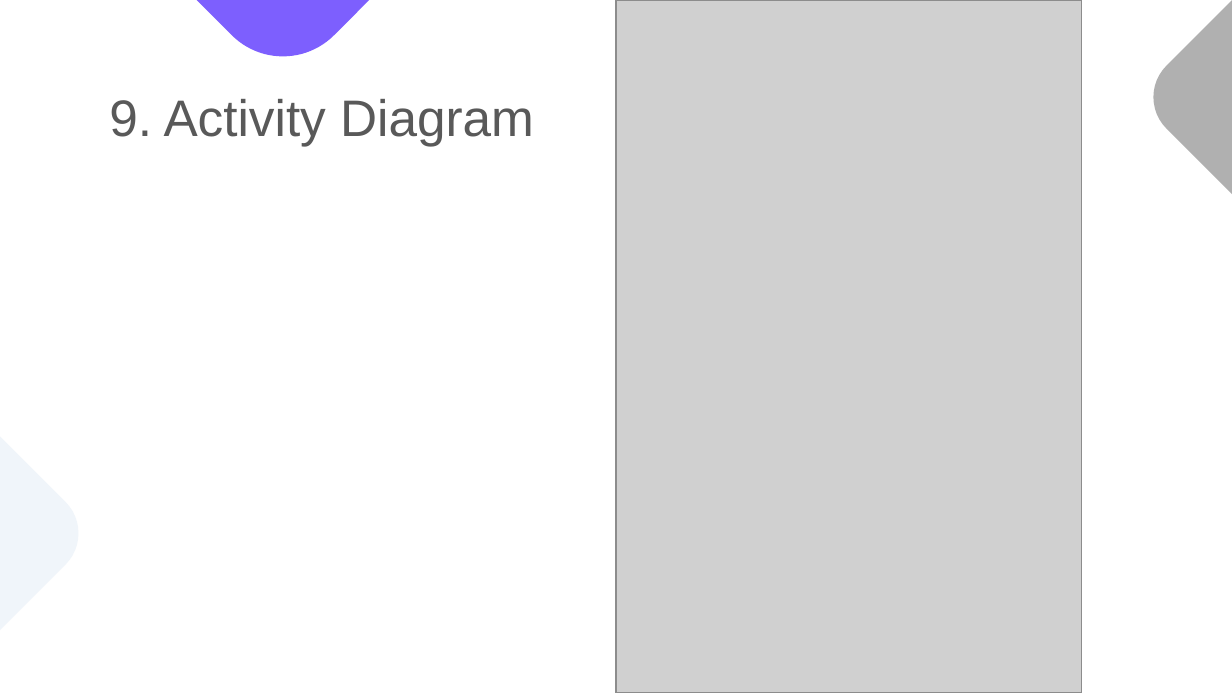
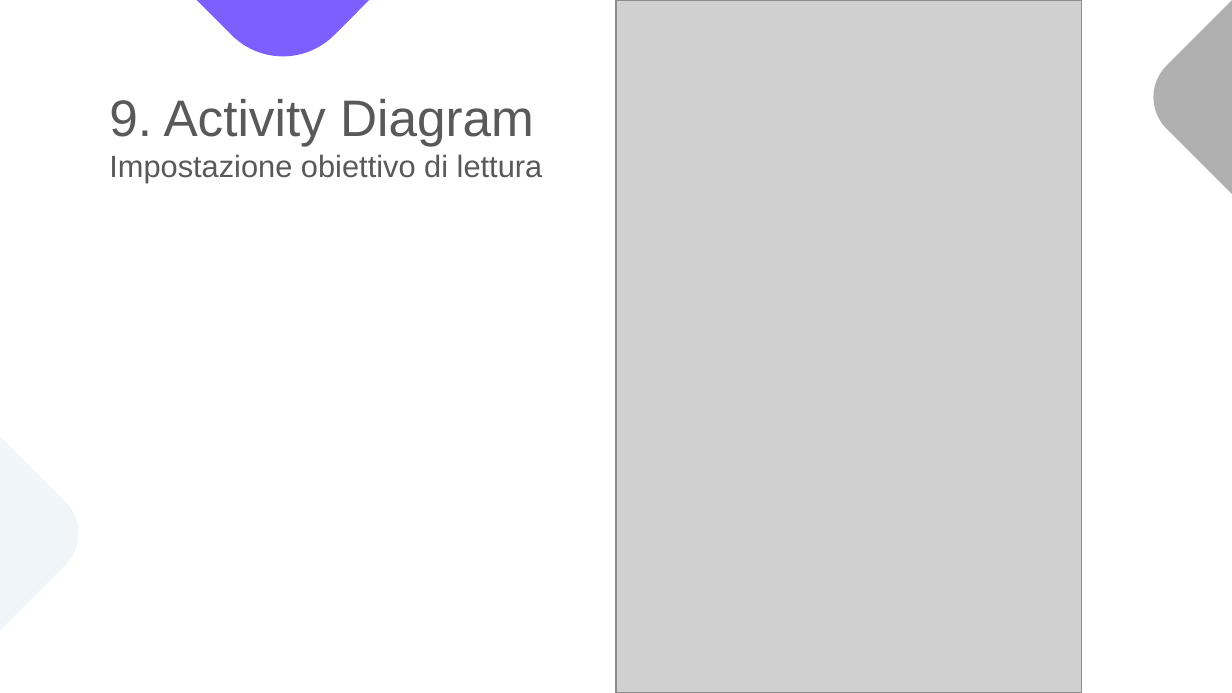
Before and after one commit to notjuary/Bookster_Classe03, a slide deck: slide 44 of DOC/Presentazione.pptx. Drawn at 1232x693 pixels with LibreOffice and Linux fonts; fonts in the diff are those of the drawing; grey boxes stand for pictures. Boxes give left, top, right and bottom in pixels: in the first picture for what was removed or moved away, otherwise in the second. Text is boxed around its words. In the diff, an @@ line names an element or a change of style, - is before the commit and + after.

```diff
--- a/DOC/Presentazione.pptx
+++ b/DOC/Presentazione.pptx
@@ title at <box>109,99,543,183</box>: text changed; size 30 to 18 pt @@
-9. Activity Diagram
+9. Activity Diagram
+Impostazione obiettivo di lettura
```
Also in this commit, not shown: 7 other slides changed.
